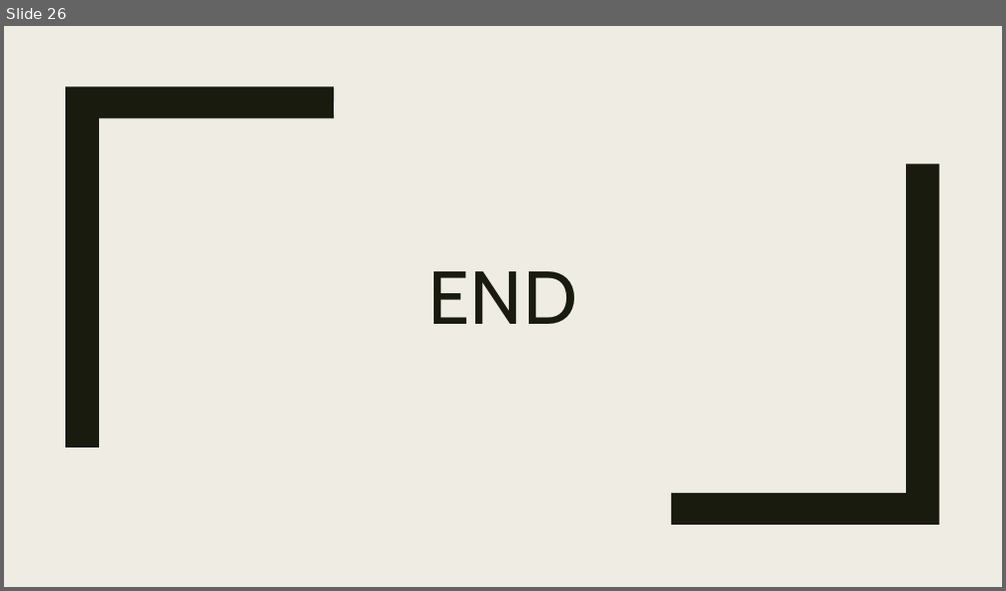
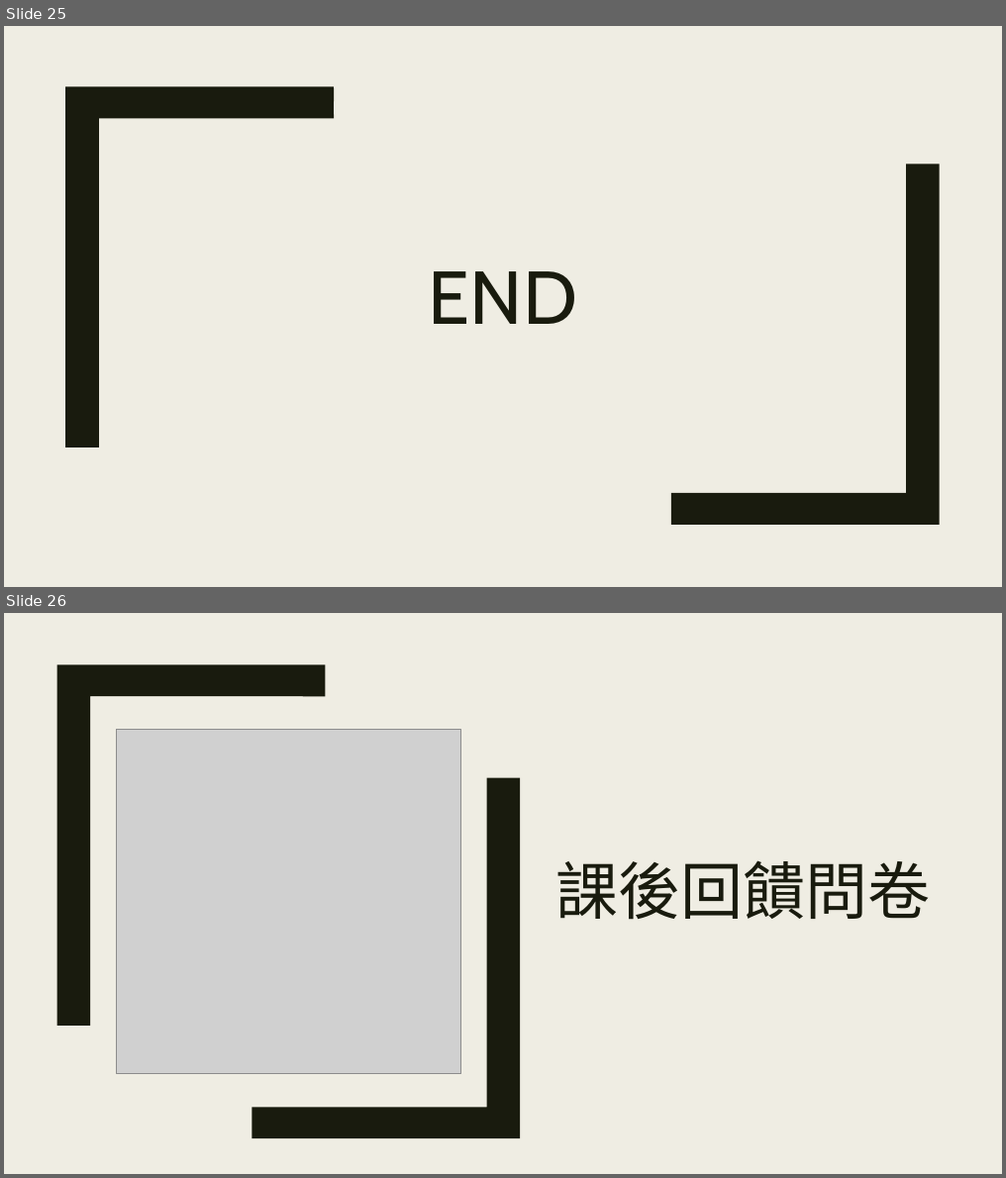
Before and after one commit to ryans610/.NET-Async-Basic, a slide deck: .NET非同步入門.pptx. Shown one above the other, each under a label of ours: slide 26 before the commit, slides 25 and 26 after it. The pictures are 1006x591 and 1006x1178 pixels, drawn with LibreOffice and Linux fonts; fonts in the diff are those of the drawing; grey boxes stand for pictures. Boxes give left, top, right and bottom in pixels: in the first picture for what was removed or moved away, otherwise in the second. Text is boxed around its words. In the diff, an @@ line names an element or a change of style, - is before the commit and + after.

```diff
--- a/.NET非同步入門.pptx
+++ b/.NET非同步入門.pptx
@@ slide 26 added at box(4, 613, 1002, 1174), background #EFEDE3 @@
@@ rectangle added at box(4, 613, 1002, 1174), fill #EFEDE3 @@
@@ rectangle added at box(43, 613, 61, 1174), fill #191B0E @@
@@ freeform shape added at box(57, 664, 325, 1026), fill #191B0E @@
@@ picture added at box(116, 730, 460, 1074) @@
@@ freeform shape added at box(252, 778, 520, 1140), fill #191B0E @@
@@ title added at box(555, 861, 930, 920), 60 pt, text #191B0E @@
+課後回饋問卷
@@ what was slide 26 is now slide 25 @@
```
Also in this commit, not shown: 4 slides changed, 1 slide removed.
